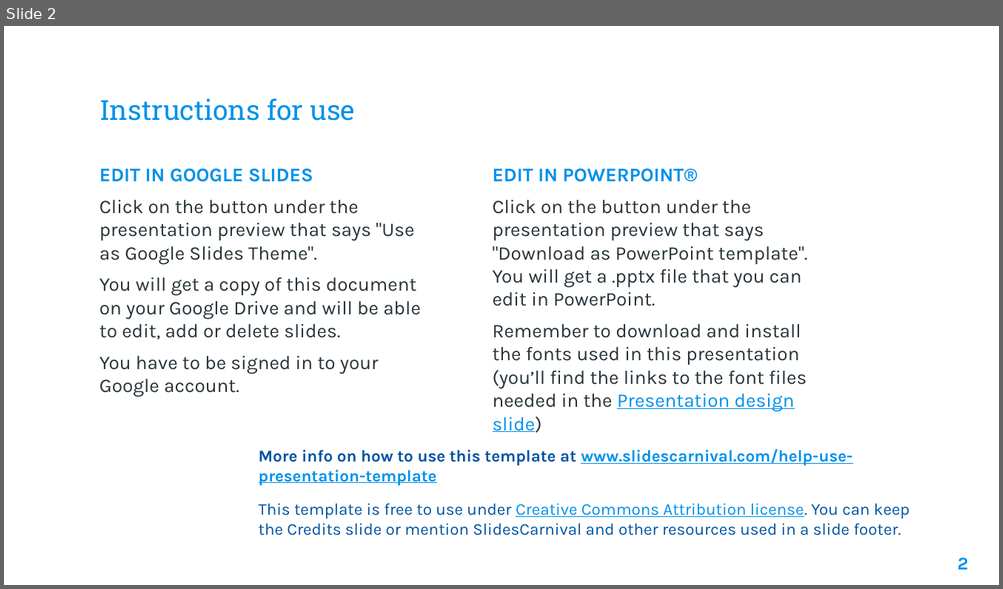
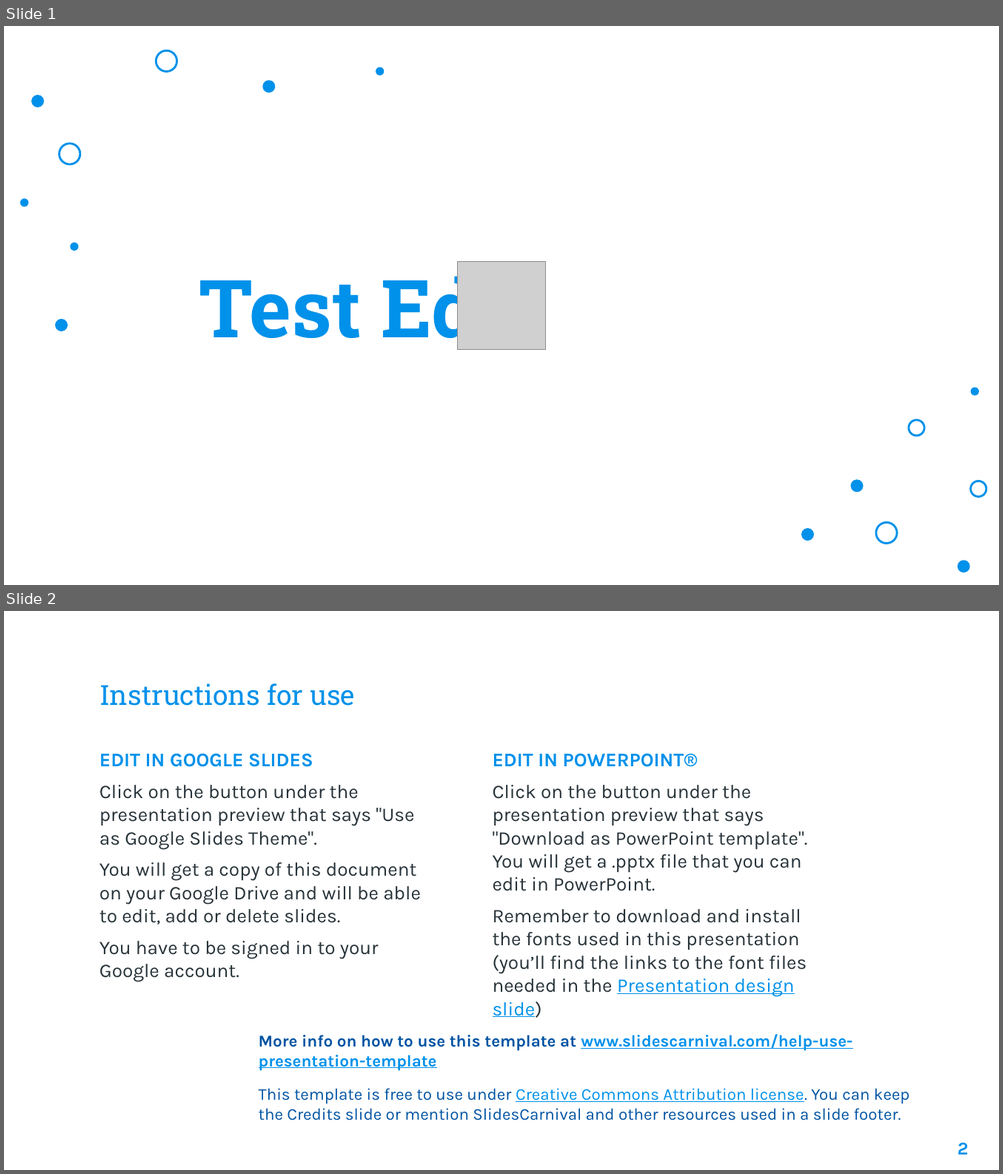
Before and after one commit to cadelau/to414group4, a slide deck: Potential_Deck.pptx. Shown one above the other, each under a label of ours: slide 2 before the commit, slides 1 and 2 after it. The pictures are 1003x589 and 1003x1174 pixels, drawn with LibreOffice and Linux fonts; fonts in the diff are those of the drawing; grey boxes stand for pictures; background and template pictures are left out. Boxes give left, top, right and bottom in pixels: in the first picture for what was removed or moved away, otherwise in the second. Text is boxed around its words. In the diff, an @@ line names an element or a change of style, - is before the commit and + after.

```diff
--- a/Potential_Deck.pptx
+++ b/Potential_Deck.pptx
@@ slide 1 added at (x1=4, y1=26, x2=999, y2=585), background picture (left out) @@
@@ ellipse added at (x1=156, y1=51, x2=177, y2=72), outline #0091EA 1.5 pt @@
@@ ellipse added at (x1=377, y1=67, x2=383, y2=74), fill #0091EA, outline #0091EA 1.5 pt @@
@@ ellipse added at (x1=264, y1=82, x2=275, y2=92), fill #0091EA, outline #0091EA 1.5 pt @@
@@ ellipse added at (x1=33, y1=96, x2=44, y2=106), fill #0091EA, outline #0091EA 1.5 pt @@
@@ ellipse added at (x1=59, y1=144, x2=79, y2=164), outline #0091EA 1.5 pt @@
@@ ellipse added at (x1=21, y1=200, x2=27, y2=206), fill #0091EA, outline #0091EA 1.5 pt @@
@@ ellipse added at (x1=71, y1=244, x2=77, y2=249), fill #0091EA, outline #0091EA 1.5 pt @@
@@ title added at (x1=199, y1=264, x2=535, y2=357), 58 pt, text #0091EA, bold @@
+Test Edit
@@ picture added at (x1=458, y1=262, x2=546, y2=350) @@
@@ ellipse added at (x1=56, y1=321, x2=67, y2=330), fill #0091EA, outline #0091EA 1.5 pt @@
@@ ellipse added at (x1=972, y1=389, x2=978, y2=395), fill #0091EA, outline #0091EA 1.5 pt @@
@@ ellipse added at (x1=908, y1=420, x2=924, y2=436), outline #0091EA 1.5 pt @@
@@ ellipse added at (x1=851, y1=480, x2=862, y2=491), fill #0091EA, outline #0091EA 1.5 pt @@
@@ ellipse added at (x1=970, y1=482, x2=986, y2=497), outline #0091EA 1.5 pt @@
@@ ellipse added at (x1=802, y1=529, x2=813, y2=540), fill #0091EA, outline #0091EA 1.5 pt @@
@@ ellipse added at (x1=875, y1=523, x2=896, y2=544), outline #0091EA 1.5 pt @@
@@ ellipse added at (x1=958, y1=561, x2=969, y2=571), fill #0091EA, outline #0091EA 1.5 pt @@
```
Also in this commit, not shown: 3 slides changed, 1 slide removed.
